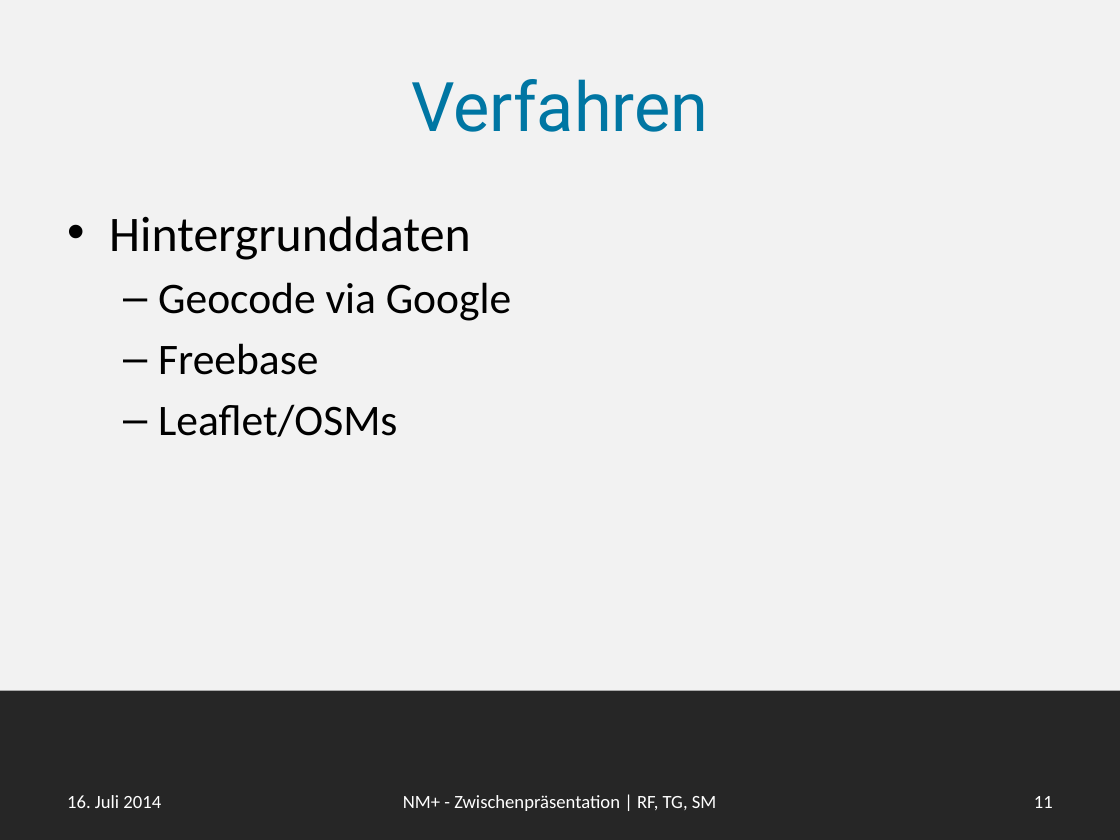
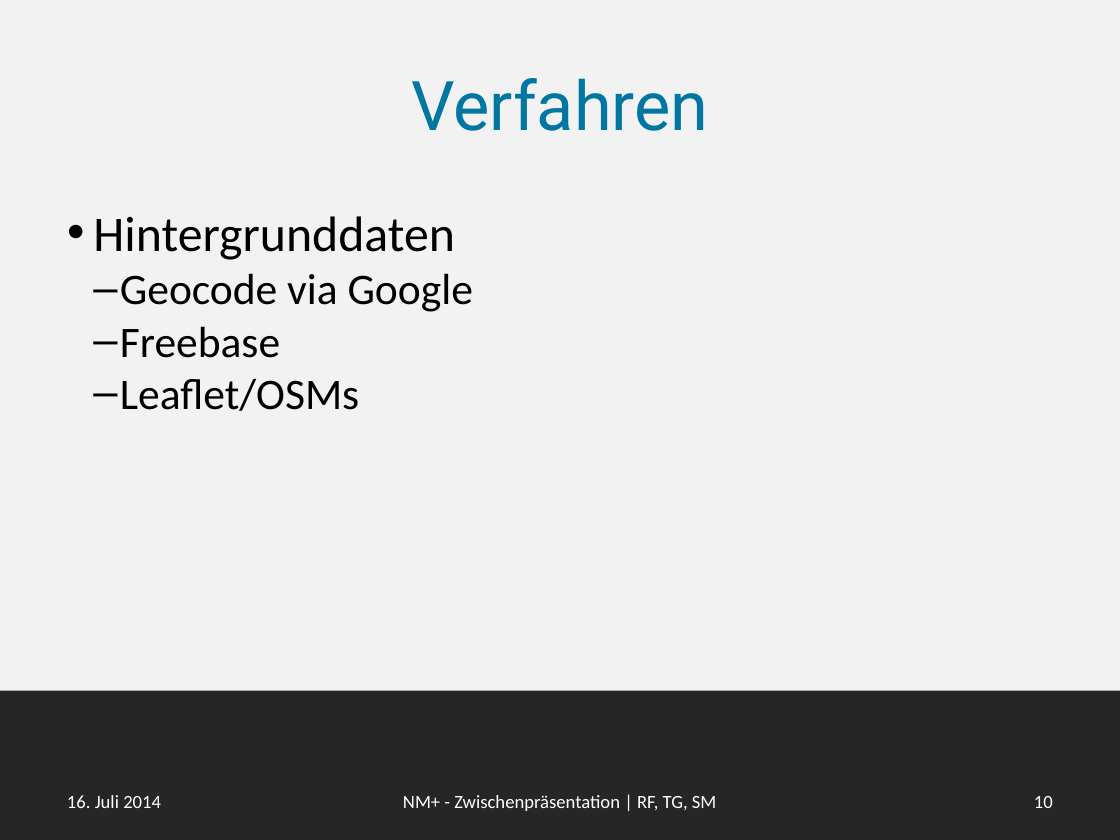
Before and after one commit to smba/newsminer, a slide deck: slide 10 of Dokumente/Endpräsentation/newsminer_plus.pptx (slide 11 before the commit). Drawn at 1120x840 pixels with LibreOffice and Linux fonts; fonts in the diff are those of the drawing. Boxes give left, top, right and bottom in pixels: in the first picture for what was removed or moved away, otherwise in the second. Text is boxed around its words. In the diff, an @@ line names an element or a change of style, - is before the commit and + after.

```diff
--- a/Dokumente/Endpräsentation/newsminer_plus.pptx
+++ b/Dokumente/Endpräsentation/newsminer_plus.pptx
@@ text "Hintergrunddaten" at (93, 216, 473, 411): indent changed; less space between paragraphs @@
@@ page number at (1034, 796, 1053, 808): text changed @@
-11
+10
```
Also in this commit, not shown: 10 other slides changed, 1 slide removed.
